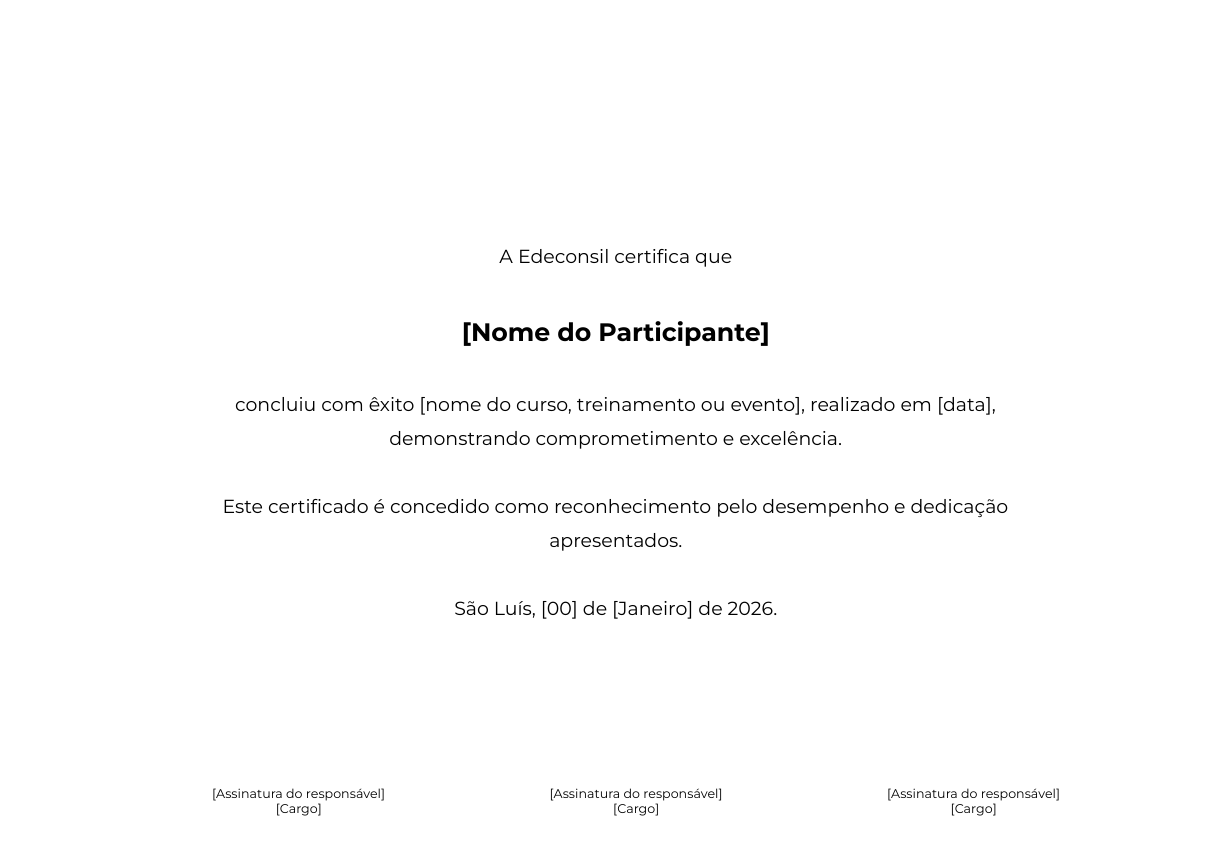
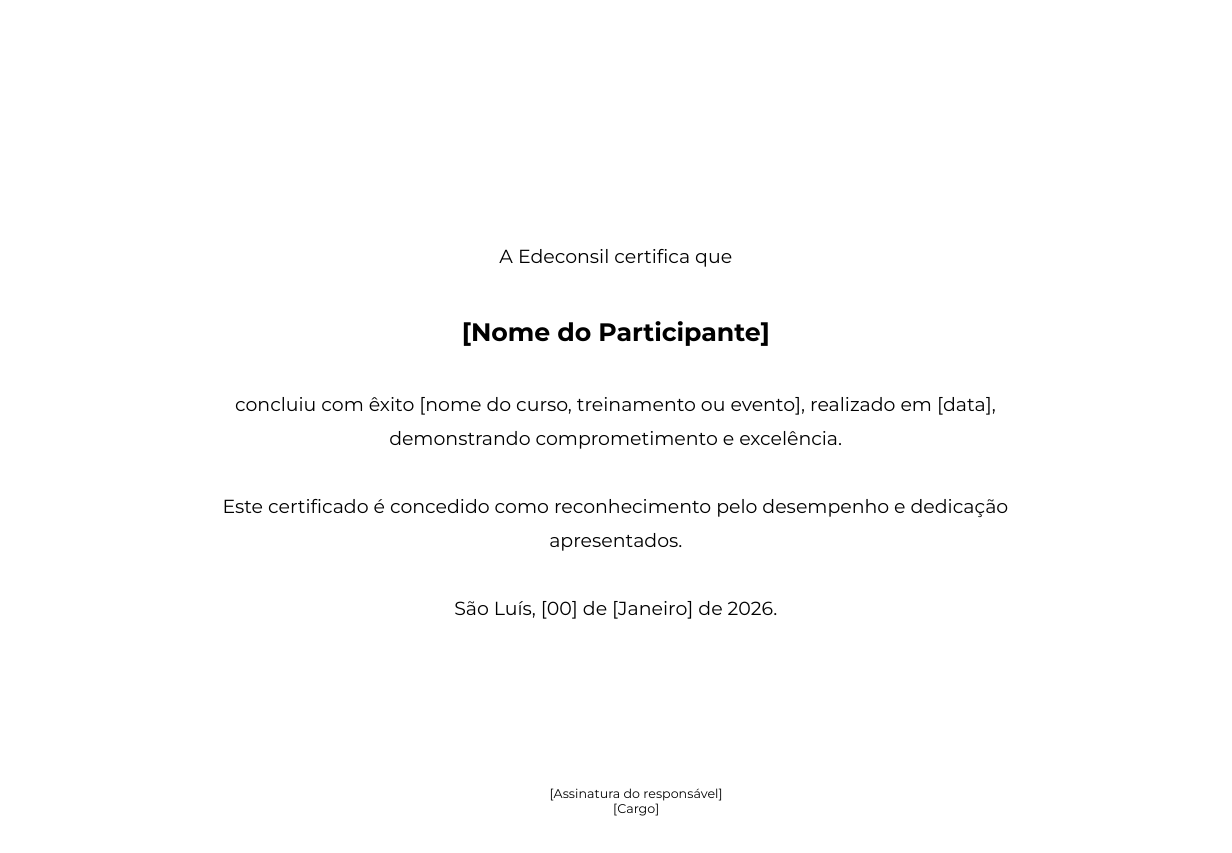
Before and after one commit to PabloHenrique97/treinamentos-edeconsil, a slide deck: slide 1 of public/certificados/FOR-CCR-006.r03_Modelo_de_Certificado.pptx. Drawn at 1232x853 pixels with LibreOffice and Linux fonts; fonts in the diff are those of the drawing; background and template pictures are left out. Boxes give left, top, right and bottom in pixels: in the first picture for what was removed or moved away, otherwise in the second. Text is boxed around its words. In the diff, an @@ line names an element or a change of style, - is before the commit and + after.

```diff
--- a/public/certificados/FOR-CCR-006.r03_Modelo_de_Certificado.pptx
+++ b/public/certificados/FOR-CCR-006.r03_Modelo_de_Certificado.pptx
@@ rectangle added at (x1=824, y1=752, x2=1130, y2=797), fill #FFFFFF @@
@@ text removed at (x1=212, y1=788, x2=385, y2=816) @@
-[Assinatura do responsável]
-[Cargo]
@@ text removed at (x1=887, y1=788, x2=1060, y2=816) @@
-[Assinatura do responsável]
-[Cargo]
```
Also in this commit, not shown: 5 other files.
